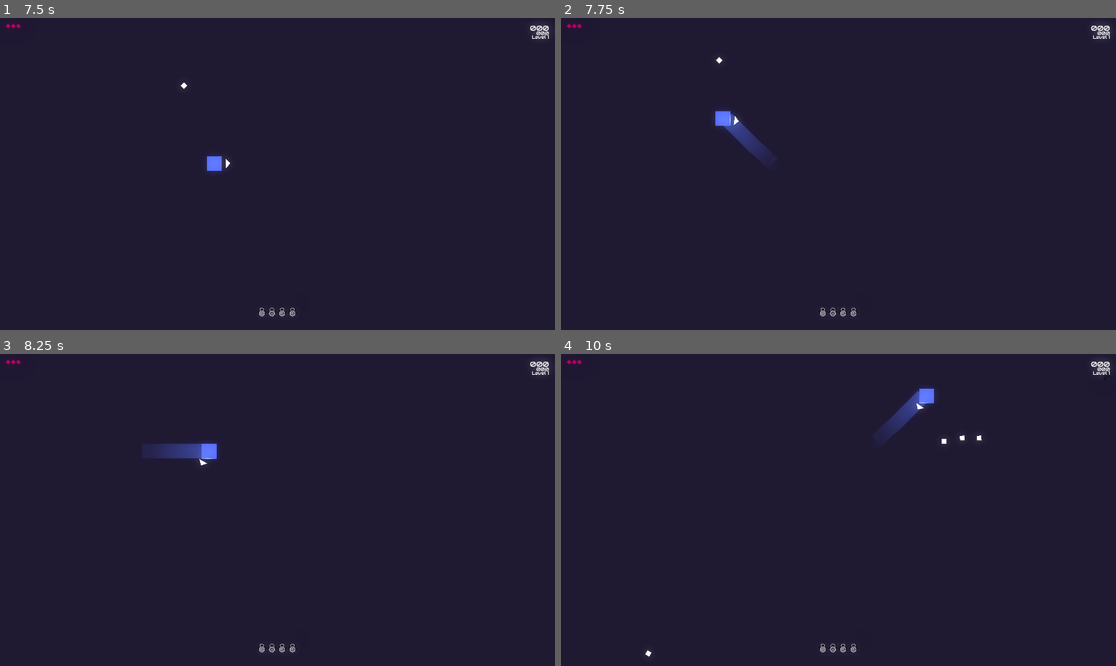
Above: before the commit, frames 1-4 (two rows, left to right).
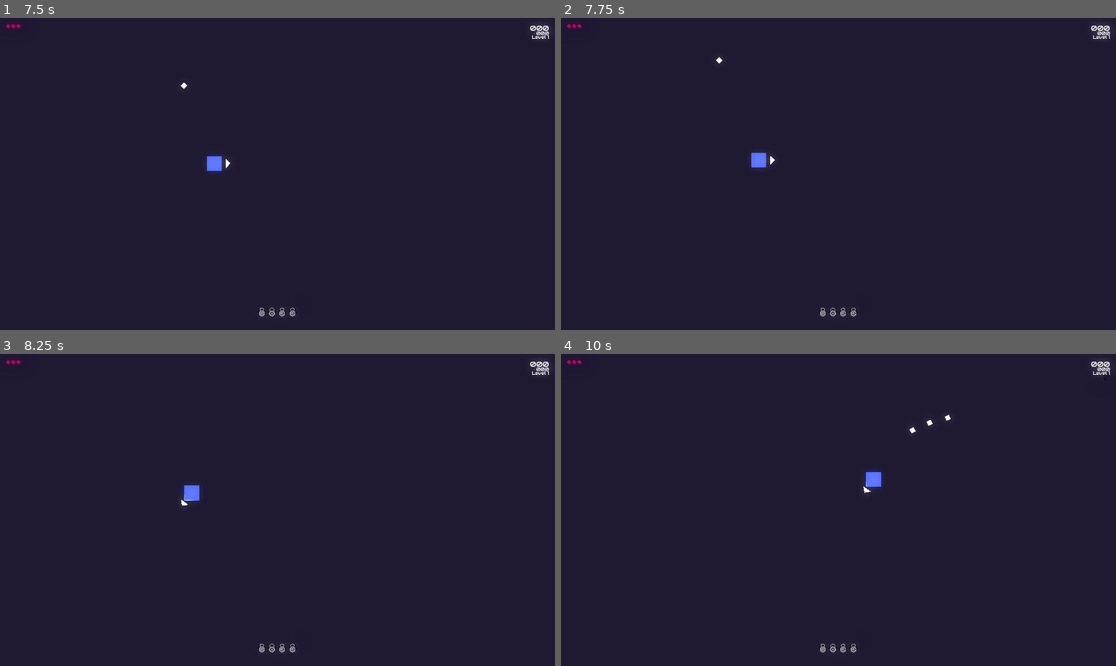
Above: after the commit, the same moments.

Repository: matheusmondenez/my-first-platform-game
Game: Godot game, scene res://wave_shooter/ui/main_menu.tscn
The game is run twice, just before and just after one commit, with the same random seed, the same clock (stepped at 60 frames per second) and the same inputs.
Inputs (mouse positions are in pixels of both pictures, inside the frame that each line leads up to):
- Up to frame 1 (7.5 s): click "START" at 0.5 s; tap Enter at 1.25, 4.25, 6.5 s; move the mouse to (399, 158) at 1.27 s; press the mouse at (399, 158) at 1.28 s; hold D (right) 1.28-2.78 s; tap Space (dash) at 1.35, 3.05, 3.5, 3.6, 5, 5.3, 5.85 s; tap W (up) at 1.52, 1.82, 2.27, 2.3, 2.57, 2.85, 3.77, 4.07, 4.52, 4.55, 4.82, 5.27, 5.57, 6.77, 6.8, 7.07, 7.35 s; move the mouse to (166, 189) at 2.02 s; release the mouse at (166, 189) at 2.03 s; click (166, 189) at 2.1 s; move the mouse to (333, 105) at 2.77 s; hold A (left) 2.78-3.53 s; move the mouse to (249, 236) at 3.52 s; hold D (right) 3.53-5.03 s; click (249, 236) at 3.8 s; move the mouse to (444, 220) at 4.27 s; press the mouse at (444, 220) at 4.28 s; move the mouse to (111, 127) at 5.02 s; release the mouse at (111, 127) at 5.03 s; hold A (left) 5.03-5.78 s; tap Tab (toggle_auto_shot) at 5.1 s; move the mouse to (305, 174) at 5.77 s; press the mouse at (305, 174) at 5.78 s; hold D (right) 5.78-6.53 s; move the mouse to (194, 96) at 6.52 s; release the mouse at (194, 96) at 6.53 s; hold A (left) from 6.53 s (still down); click (194, 96) at 6.6 s; move the mouse to (399, 158) at 7.27 s
- Up to frame 2 (7.75 s): keep holding A (left); tap W (up) at 7.52 s; tap Space (dash) at 7.55 s
- Up to frame 3 (8.25 s): tap W (up) at 7.82 s; move the mouse to (166, 525) at 8.02 s; release A (left) at 8.03 s; hold D (right) from 8.03 s (still down); tap Space (dash) at 8.1 s
- Up to frame 4 (10 s): keep holding D (right); tap W (up) at 8.27, 8.57, 9.05, 9.77 s; click (727, 525) at 8.3 s; move the mouse to (894, 441) at 8.77 s; press the mouse at (894, 441) at 8.78 s; move the mouse to (810, 572) at 9.52 s; release the mouse at (810, 572) at 9.53 s; tap Tab (toggle_auto_shot) at 9.6 s; tap Space (dash) at 9.8 s

Frame 1 is identical in both runs. In frame 2, 0.7% of the frame differs, in the area x 27-39%, y 29-49%; in frame 3, 0.8%; in frame 4, 0.9%, in the area x 15-76%, y 10-98%.

Commit message:
creates examples talents for test

Diff:
--- a/wave_shooter/entities/player/player.gd
+++ b/wave_shooter/entities/player/player.gd
@@ -28,6 +28,7 @@
 var shots: int = 5
 var is_loading: bool = false
 var can_shot: bool = true
+var can_dash: bool = false
 var is_dead: bool = false
 var level: int = 1
 var xp: int = 0
@@ -58,7 +59,7 @@
 				shoot()
 			else:
 				reload()
-	if Input.is_action_just_pressed("dash"):
+	if can_dash and Input.is_action_just_pressed("dash"):
 		dash(delta)
 
 func _physics_process(delta: float) -> void:
@@ -76,6 +77,9 @@
 func _on_shot_loader_timeout() -> void:
 	shots = 5
 	is_loading = false
+	add_child(load("res://wave_shooter/talents/speed_shot.tscn").instantiate().apply())
+	add_child(load("res://wave_shooter/talents/speed_movement.tscn").instantiate().apply())
+	add_child(load("res://wave_shooter/talents/dash.tscn").instantiate().apply())
 
 func _on_area_2d_area_entered(area: Area2D) -> void:
 	if area.is_in_group("enemy") or area.get_parent().get_meta("origin") == "enemy_shot":
--- /dev/null
+++ b/wave_shooter/talents/dash.gd
@@ -0,0 +1,7 @@
+extends Node
+
+const TIER := 1
+const DESCRIPTION := "Permite executar um dash"
+
+func apply():
+	Global.player.can_dash = true
--- /dev/null
+++ b/wave_shooter/talents/dash.tscn
@@ -0,0 +1,6 @@
+[gd_scene load_steps=2 format=3 uid="uid://c6ha0xbstf753"]
+
+[ext_resource type="Script" path="res://wave_shooter/talents/dash.gd" id="1_lp2kc"]
+
+[node name="Dash" type="Node"]
+script = ExtResource("1_lp2kc")
--- /dev/null
+++ b/wave_shooter/talents/speed_movement.gd
@@ -0,0 +1,7 @@
+extends Node
+
+const TIER := 1
+const DESCRIPTION := "Aumenta a velocidade de movimento em 50%"
+
+func apply():
+	Global.player.speed *= 1.5
--- /dev/null
+++ b/wave_shooter/talents/speed_movement.tscn
@@ -0,0 +1,6 @@
+[gd_scene load_steps=2 format=3 uid="uid://cq8ejf5s8ps4h"]
+
+[ext_resource type="Script" path="res://wave_shooter/talents/speed_movement.gd" id="1_lr8yd"]
+
+[node name="SpeedMovement" type="Node"]
+script = ExtResource("1_lr8yd")
--- /dev/null
+++ b/wave_shooter/talents/speed_shot.gd
@@ -0,0 +1,8 @@
+extends Node
+
+const TIER := 1
+const DESCRIPTION := "Diminui o intervalo dos disparos em 0.1s"
+
+func apply():
+	var node = Global.player.get_node("ShotInterval")
+	node.wait_time = 0.1
--- /dev/null
+++ b/wave_shooter/talents/speed_shot.tscn
@@ -0,0 +1,6 @@
+[gd_scene load_steps=2 format=3 uid="uid://c3kqybpvhcwr0"]
+
+[ext_resource type="Script" path="res://wave_shooter/talents/speed_shot.gd" id="1_e7q0g"]
+
+[node name="SpeedShot" type="Node"]
+script = ExtResource("1_e7q0g")
